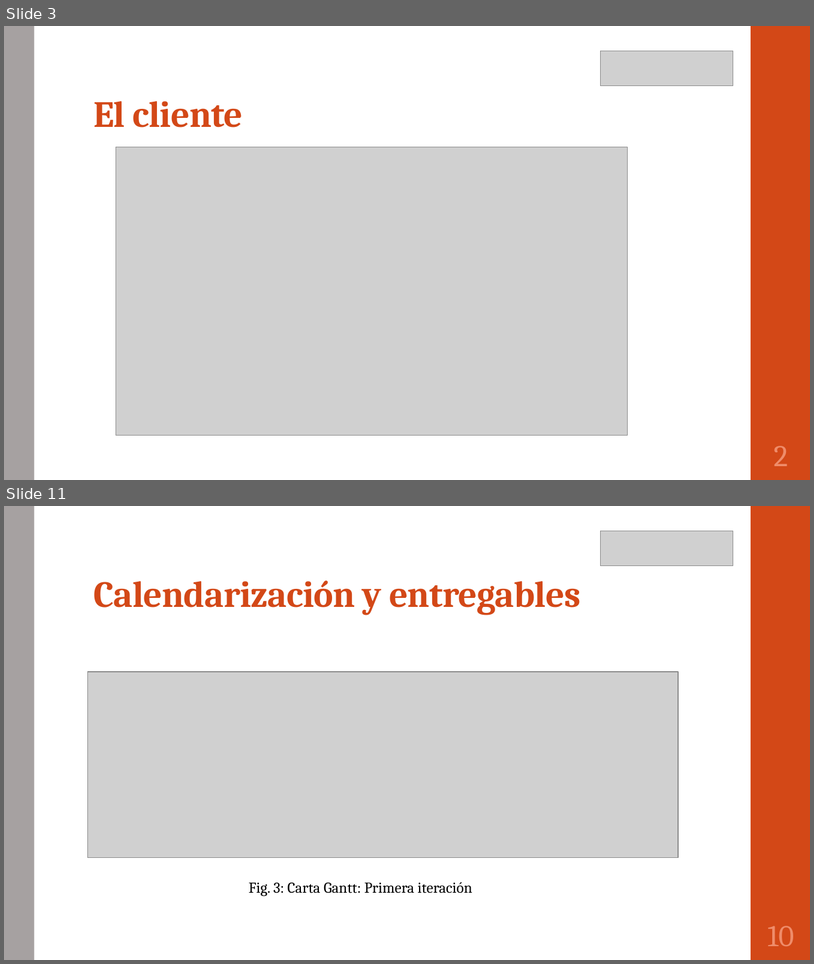
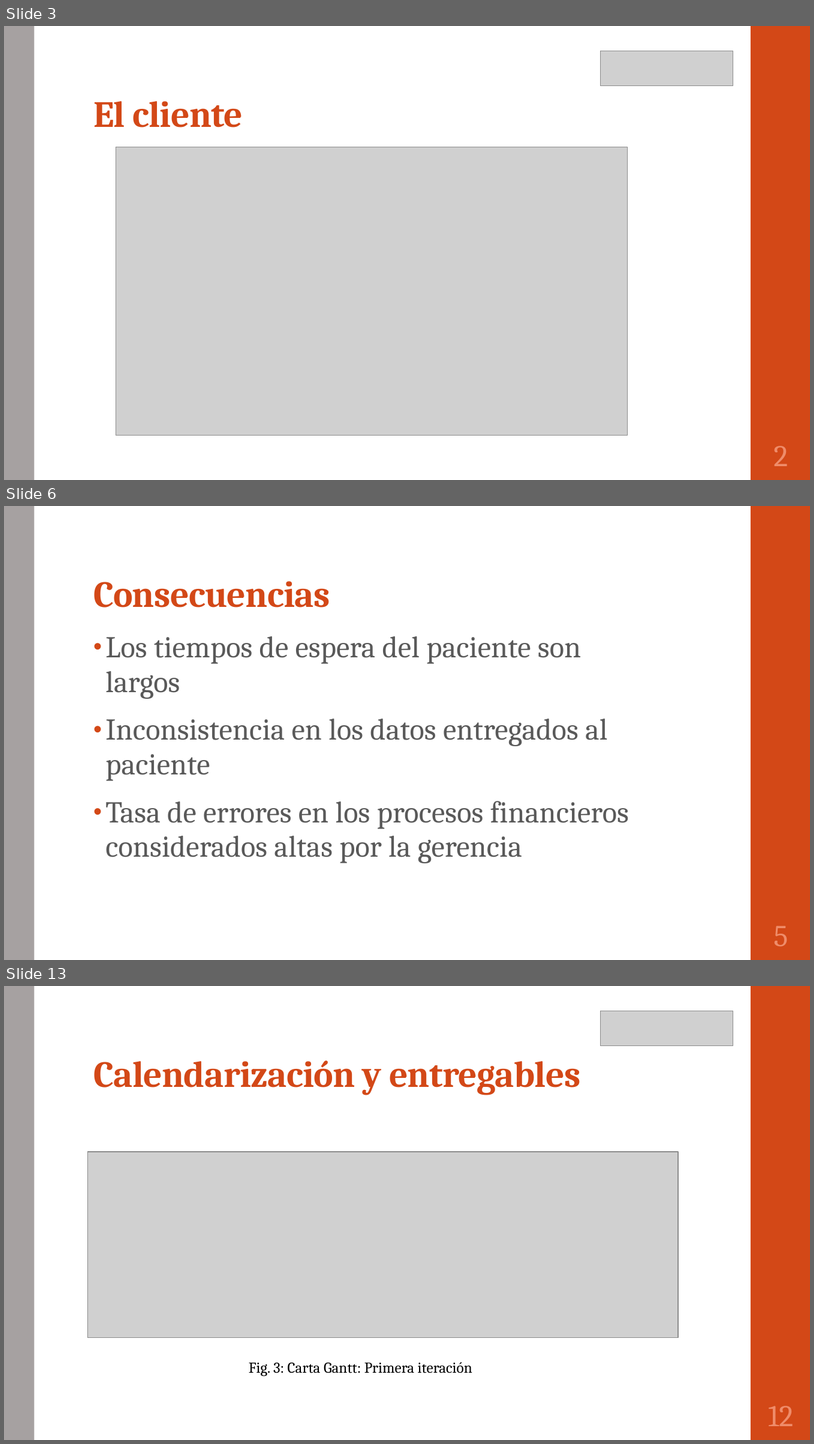
Before and after one commit to portafolio2016/hipocrates, a slide deck: presentación segunda iteración.pptx. Shown one above the other, each under a label of ours: slides 3 and 11 before the commit, slides 3, 6 and 13 after it; the slides between them are not shown. The pictures are 814x964 and 814x1444 pixels, drawn with LibreOffice and Linux fonts; fonts in the diff are those of the drawing; grey boxes stand for pictures. Boxes give left, top, right and bottom in pixels: in the first picture for what was removed or moved away, otherwise in the second. Text is boxed around its words. In the diff, an @@ line names an element or a change of style, - is before the commit and + after.

```diff
--- a/presentación segunda iteración.pptx
+++ b/presentación segunda iteración.pptx
@@ slide 6 added at [4, 506, 810, 960], background #FFFFFF; not listed: 2 template elements that a slide beside it also shows @@
@@ title added at [93, 581, 330, 607], 44 pt, text #D34817, bold @@
+Consecuencias
@@ text added at [105, 636, 629, 863], 36 pt, text #595959 @@
+• Los tiempos de espera del paciente son largos
+• Inconsistencia en los datos entregados al paciente
+• Tasa de errores en los procesos financieros considerados altas por la gerencia
@@ page number added at [774, 925, 788, 946], 36 pt, text #EF8C6A @@
+5
@@ what was slide 11 is now slide 13 @@
@@ page number at [768, 1405, 794, 1426]: text changed @@
-10
+12
```
Also in this commit, not shown: 10 slides changed, 1 other slide added, 1 slide removed, 1 other file.
